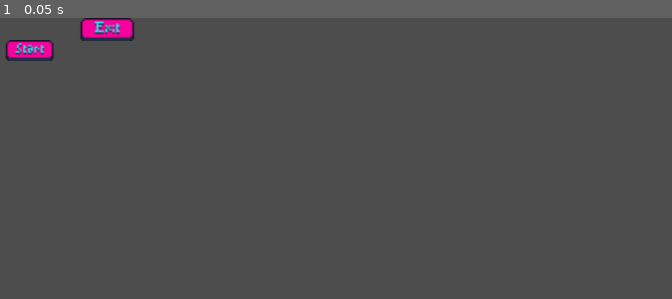
Above: before the commit, frame 1.
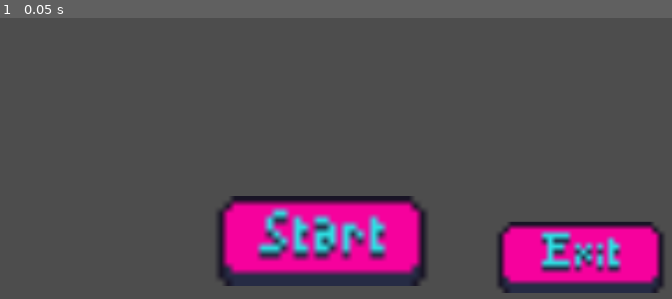
Above: after the commit, the same moment.

Repository: Raconteur37/Rhythm-Runner
Game: Godot game, scene res://Scenes/buttons.tscn
Same seed, same stepped clock (60 frames per second), same inputs: the game is played once before the commit and once after it. This scene is started directly instead of the project's main scene.
Inputs:
- Up to frame 1 (0.05 s): no input

The runs differ from the first frame. In frame 1, 17% of the frame differs, in the area x 0-99%, y 0-98%.

Commit message:
messed around with button size

Diff:
--- a/Scenes/buttons.tscn
+++ b/Scenes/buttons.tscn
@@ -8,18 +8,19 @@
 [node name="Buttons" type="Node"]
 
 [node name="Start" type="TextureButton" parent="."]
-offset_left = 4.00001
-offset_top = 32.0
-offset_right = 38.0
-offset_bottom = 46.0
-scale = Vector2(2.28318, 2.28318)
+offset_left = 294.0
+offset_top = 257.0
+offset_right = 328.0
+offset_bottom = 271.0
+scale = Vector2(10.0057, 10.0057)
 texture_normal = ExtResource("1_jfxav")
 texture_pressed = ExtResource("2_hvgk0")
 
 [node name="Exit" type="TextureButton" parent="."]
-offset_left = 111.0
-offset_right = 144.0
-offset_bottom = 14.0
-scale = Vector2(2.56973, 2.56329)
+offset_left = 702.0
+offset_top = 294.0
+offset_right = 735.0
+offset_bottom = 307.0
+scale = Vector2(7.95977, 7.93982)
 texture_normal = ExtResource("3_qjf64")
 texture_pressed = ExtResource("4_tadn8")
